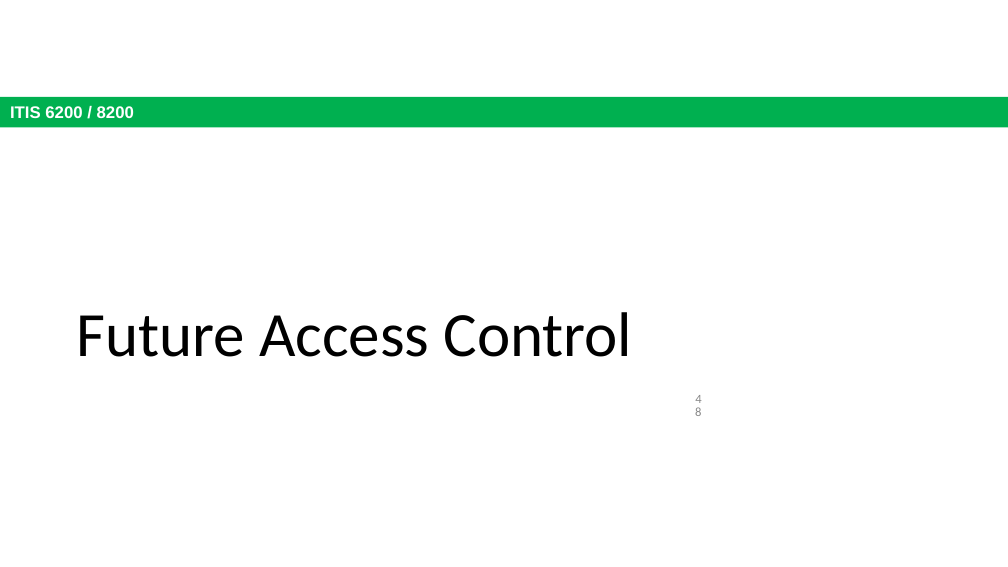
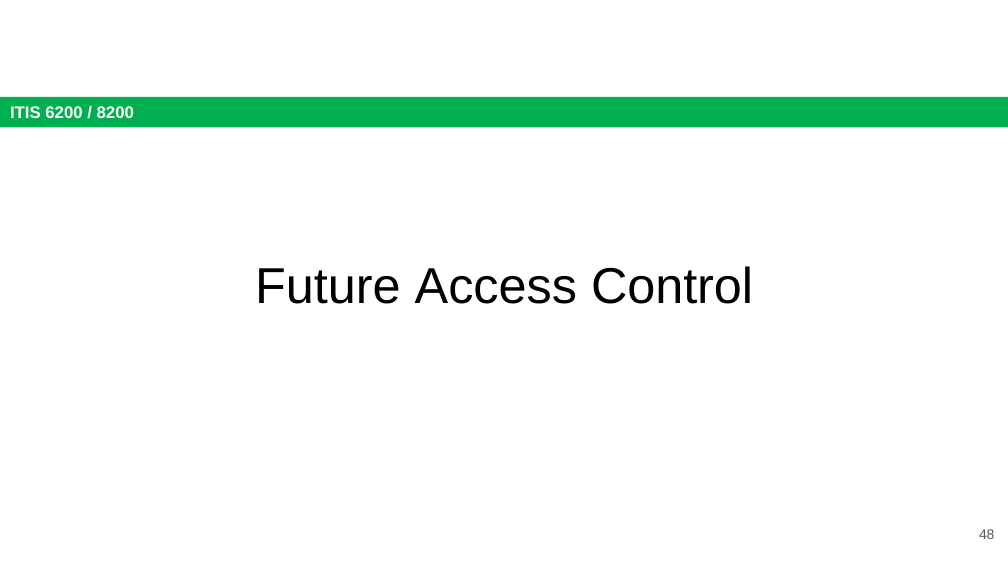
Before and after one commit to jx5c/github.io, a slide deck: slide 48 of teaching/ITIS6200/2023fa/lectures/lec09.pptx. Drawn at 1008x567 pixels with LibreOffice and Linux fonts; fonts in the diff are those of the drawing. Boxes give left, top, right and bottom in pixels: in the first picture for what was removed or moved away, otherwise in the second. Text is boxed around its words. In the diff, an @@ line names an element or a change of style, - is before the commit and + after.

```diff
--- a/teaching/ITIS6200/2023fa/lectures/lec09.pptx
+++ b/teaching/ITIS6200/2023fa/lectures/lec09.pptx
@@ title "Future Access Control": place and size @@
-title "Future Access Control" at box(76, 312, 632, 357)
+title "Future Access Control" at box(255, 266, 753, 304)
@@ title "Future Access Control" at box(255, 266, 753, 304): size 45 to 36 pt, font Calibri to Arial; alignment left to centre; indent changed; vertical alignment top to middle @@
@@ page number: place and size @@
-page number at box(686, 394, 702, 419)
+page number at box(979, 529, 994, 539)
@@ page number at box(979, 529, 994, 539): size 9 to 10 pt, font Calibri to Arial, text colour #878787 to #595959 @@
```
Also in this commit, not shown: 9 other slides changed, 7 slides removed, 2 other files.
